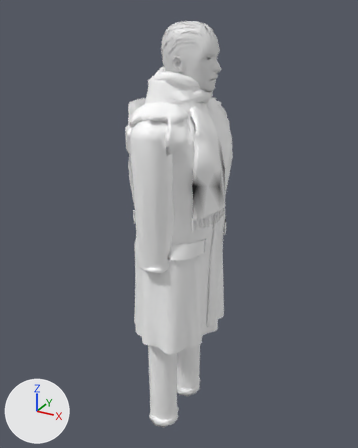
An edit to the glTF model m/gente2/hombre_l.glb, drawn before and after from the same camera.
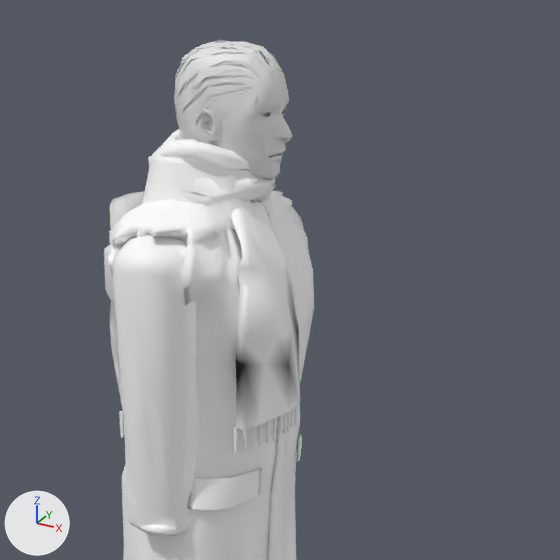
The first picture shows the older version from a 50 mm camera at (0.895, -1.598, 1.798) aimed at (0.004, 0.021, 0.988). The close-ups show the older and then the newer version on the part from 20% to 100% of the width and 0% to 64% of the height of that picture. Only the edits that show in the close-ups are written down. Lighting does not change. The marker at lower left points along +X, +Y and +Z. Where no turn or scale is listed for an object, it has been applied to the vertices. Vertices at exactly the same position are counted once.

In view in the first close-up: 'abrigo', 'bufanda', 'pelo', 'piel'.
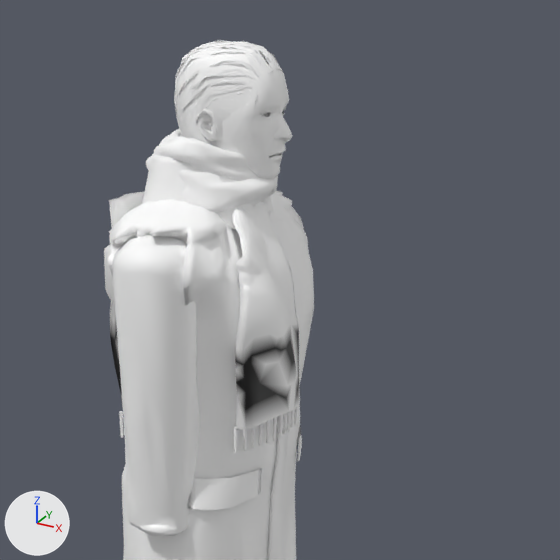
Pixel boxes (x1, y1, x2, y2) of what changed, in the close-ups (560 x 560 px):
'bufanda', reshaped, moved, rescaled
    before: (110, 129, 300, 453)
    after: (109, 129, 300, 453)
'piel', recoloured
    both: (182, 49, 292, 179)
'pelo', recoloured
    both: (174, 40, 283, 143)

Diff of the bpy script that builds the scene:
```diff
--- a/m/gente2/hombre_l.glb.py
+++ b/m/gente2/hombre_l.glb.py
@@ mat_defaultmaterial_004 @@
+mat_defaultmaterial_004 = bpy.data.materials.new('DefaultMaterial.004')
+mat_defaultmaterial_004.use_nodes = True; mat_defaultmaterial_004.node_tree.nodes.clear()
+_N = mat_defaultmaterial_004.node_tree.nodes; _L = mat_defaultmaterial_004.node_tree.links
+n0 = _N.new('ShaderNodeOutputMaterial'); n0.name = 'Material Output'
+n1 = _N.new('ShaderNodeBsdfPrincipled'); n1.name = 'Principled BSDF'
+n2 = _N.new('ShaderNodeVertexColor'); n2.name = 'Color Attribute'
+_L.new(n1.outputs[0], n0.inputs[0])  # 'BSDF' to 'Surface'
+_L.new(n2.outputs[0], n1.inputs[0])  # 'Color' to 'Base Color'
@@ me_piel @@
 me_piel.from_pydata(...)  # 703 vertices, 1368 faces; spans x -0.112..0.112, y -0.129..0.129, z -0.146..0.146
 # used by ob_piel; location = (0.065, 0.0, 1.603)
+# me_piel part 1: vertex colours changed
+me_piel.materials.append(mat_defaultmaterial)
@@ me_pelo @@
 me_pelo.from_pydata(...)  # 349 vertices, 361 faces; spans x -0.099..0.099, y -0.078..0.078, z -0.102..0.102
 # used by ob_pelo; location = (0.049, 0.0, 1.651)
+# me_pelo part 2: vertex colours changed
+me_pelo.materials.append(mat_defaultmaterial_001)
@@ me_bufanda @@
 # used by ob_bufanda; location = (0.04, -0.027, 1.312); scale = (0.295, 0.295, 0.295)
-me_bufanda.from_pydata(...)  # 807 vertices, 1415 faces; spans x -0.61..0.61, y -0.49..0.49, z -1.0..1.0
-me_bufanda.materials.append(mat_defaultmaterial_002)
+me_bufanda.from_pydata(...)  # 2476 vertices, 4775 faces; spans x -0.61..0.61, y -0.49..0.49, z -1.0..1.0
+# me_bufanda part 3: 94 vertices moved from x -0.55..0.61, y -0.44..0.41, z -1.0..0.86 to x -0.58..0.58, y -0.44..0.35, z -1.0..0.86; 475 vertices removed from x -0.61..0.59, y -0.49..0.49, z -1.0..1.0; 2130 vertices added at x -0.61..0.61, y -0.49..0.49, z -1.0..1.0
+# other edits to the shape of me_bufanda do not show in these pictures
+me_bufanda.materials.append(mat_defaultmaterial_004)
@@ ob_bufanda @@
 ob_bufanda = bpy.data.objects.new('bufanda', me_bufanda)
-ob_bufanda.location = (0.04, -0.027, 1.312)
-ob_bufanda.scale = (0.295, 0.295, 0.295)
+ob_bufanda.location = (0.039, -0.027, 1.311)
+ob_bufanda.scale = (0.293, 0.293, 0.293)
```
